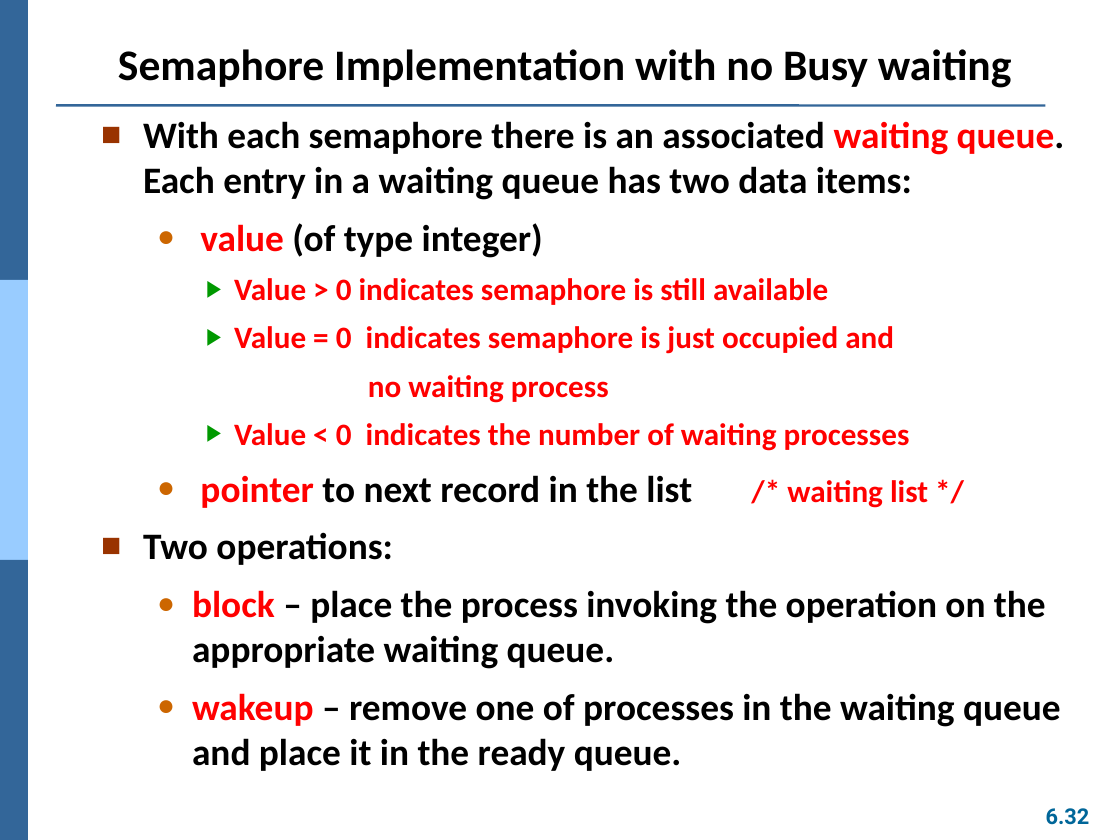
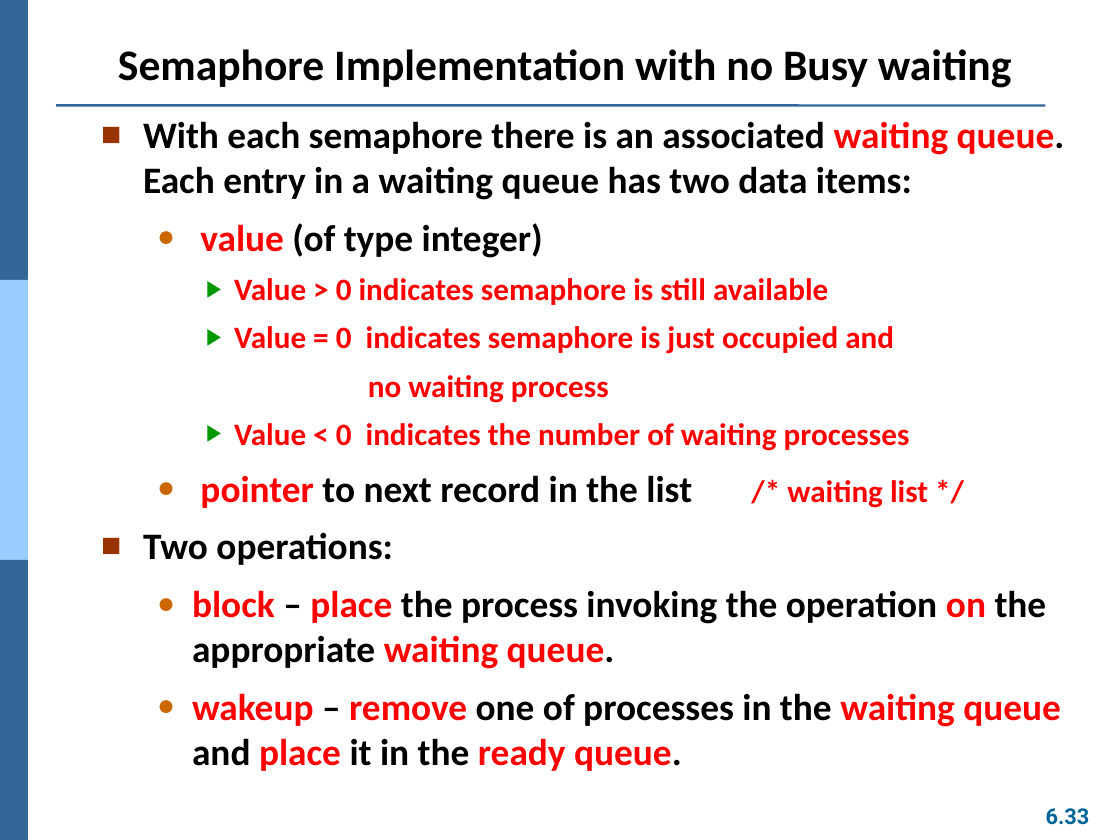
Before and after one commit to Yang09701194/OS_Learning, a slide deck: slide 33 of ch06.pptx (slide 32 before the commit). Drawn at 1120x840 pixels with LibreOffice and Linux fonts; fonts in the diff are those of the drawing. Boxes give left, top, right and bottom in pixels: in the first picture for what was removed or moved away, otherwise in the second. Text is boxed around its words. In the diff, an @@ line names an element or a change of style, - is before the commit and + after.

```diff
--- a/ch06.pptx
+++ b/ch06.pptx
@@ text at bbox=[192, 590, 1061, 771]: text colour #000000 to #FF0000 in "place on waiting queue.", "remove waiting queue place ready queue." @@
@@ page number at bbox=[1046, 808, 1090, 825]: text changed @@
-6.32
+6.33
```
Also in this commit, not shown: 3 other slides changed, 1 slide added, 1 other file.
